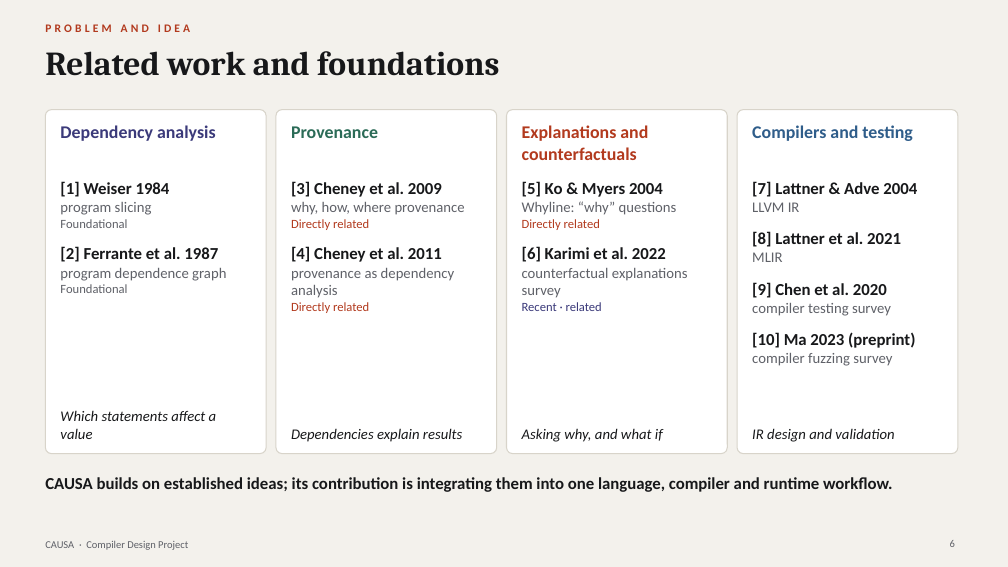
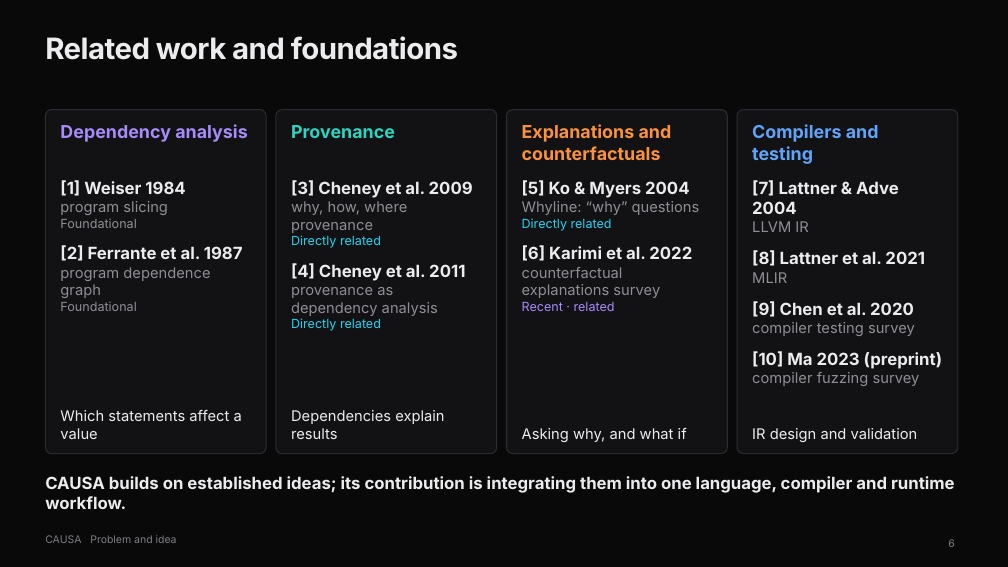
Before and after one commit to ujvall/Causa, a slide deck: slide 6 of presentation/CAUSA_Final_Presentation.pptx. Drawn at 1008x567 pixels with LibreOffice and Linux fonts; fonts in the diff are those of the drawing. Boxes give left, top, right and bottom in pixels: in the first picture for what was removed or moved away, otherwise in the second. Text is boxed around its words. In the diff, an @@ line names an element or a change of style, - is before the commit and + after.

Commit message:
Presentation: matte black theme, Inter typography

```diff
--- a/presentation/CAUSA_Final_Presentation.pptx
+++ b/presentation/CAUSA_Final_Presentation.pptx
@@ background #F3F1EC to #09090A @@
@@ title "Related work and foundations": place and size @@
-title "Related work and foundations" at <box>45,51,499,76</box>
+title "Related work and foundations" at <box>45,36,458,60</box>
@@ title "Related work and foundations" at <box>45,36,458,60</box>: size 32 to 28 pt, font Cambria to Inter, text colour #17181A to #ECECEE, letter spacing 0 to -0.5 pt @@
@@ fill #FFFFFF to #121214; outline #D8D4CA 1 pt to #2B2B31 1 pt in 4 elements at <box>45,110,266,454</box>, <box>276,110,497,454</box>, <box>507,110,727,454</box>, <box>737,110,958,454</box> @@
@@ text "Dependency analysis" at <box>60,124,248,142</box>: font Calibri to Inter, text colour #3B3A7A to #A78BFA @@
@@ text "Provenance" at <box>291,125,395,138</box>: font Calibri to Inter, text colour #2B6B57 to #2DD4BF @@
@@ text "Explanations and counterfactuals" at <box>522,124,672,160</box>: font Calibri to Inter, text colour #B23A1E to #FB923C @@
@@ text "Compilers and testing" at <box>752,124,879,164</box>: font Calibri to Inter, text colour #2F5D8A to #60A5FA @@
@@ text "[1] Weiser 1984" at <box>60,180,243,311</box>: font Calibri to Inter; text colour #17181A to #ECECEE in "[1] Weiser 1984", "[2] Ferrante et al. 1987"; text colour #5F6168 to #8E8E96 in "program slicing", "Foundational", "program dependence graph", "Foundational" @@
@@ text "[3] Cheney et al. 2009" at <box>291,180,473,331</box>: font Calibri to Inter; text colour #17181A to #ECECEE in "[3] Cheney et al. 2009", "[4] Cheney et al. 2011"; text colour #5F6168 to #8E8E96 in "why, how, where provenance", "provenance as dependency analysis"; text colour #B23A1E to #22D3EE in "Directly related", "Directly related" @@
@@ text "[5] Ko & Myers 2004" at <box>522,180,700,311</box>: font Calibri to Inter; text colour #17181A to #ECECEE in "[5] Ko & Myers 2004", "[6] Karimi et al. 2022"; text colour #5F6168 to #8E8E96 in "Whyline: “why” questions", "counterfactual explanations survey"; text colour #B23A1E to #22D3EE in "Directly related"; text colour #3B3A7A to #A78BFA in "Recent · related" @@
@@ text "[7] Lattner & Adve 2004" at <box>752,180,942,386</box>: font Calibri to Inter; text colour #17181A to #ECECEE in "[7] Lattner & Adve 2004", "[8] Lattner et al. 2021", "[9] Chen et al. 2020", "[10] Ma 2023 (preprint)"; text colour #5F6168 to #8E8E96 in "LLVM IR", "MLIR", "compiler testing survey", "compiler fuzzing survey" @@
@@ font Calibri to Inter, text colour #17181A to #ECECEE, italic off in 4 elements at <box>60,410,242,439</box>, <box>291,410,444,439</box>, <box>522,428,687,442</box>, <box>752,428,918,442</box> @@
@@ text "CAUSA builds on established ideas; ..." at <box>45,476,955,509</box>: font Calibri to Inter, text colour #17181A to #ECECEE @@
@@ text at <box>45,535,177,543</box>: text changed; size 11 to 10 pt; font Calibri to Inter; text colour #B23A1E to #7C7C84; bold off @@
-PROBLEM AND IDEA
+CAUSA Problem and idea
@@ page number at <box>948,539,955,547</box>: font Calibri to Inter, text colour #5F6168 to #7C7C84 @@
@@ text removed at <box>45,541,188,550</box> @@
-CAUSA · Compiler Design Project
```
Also in this commit, not shown: 19 other slides changed, 3 other files.
